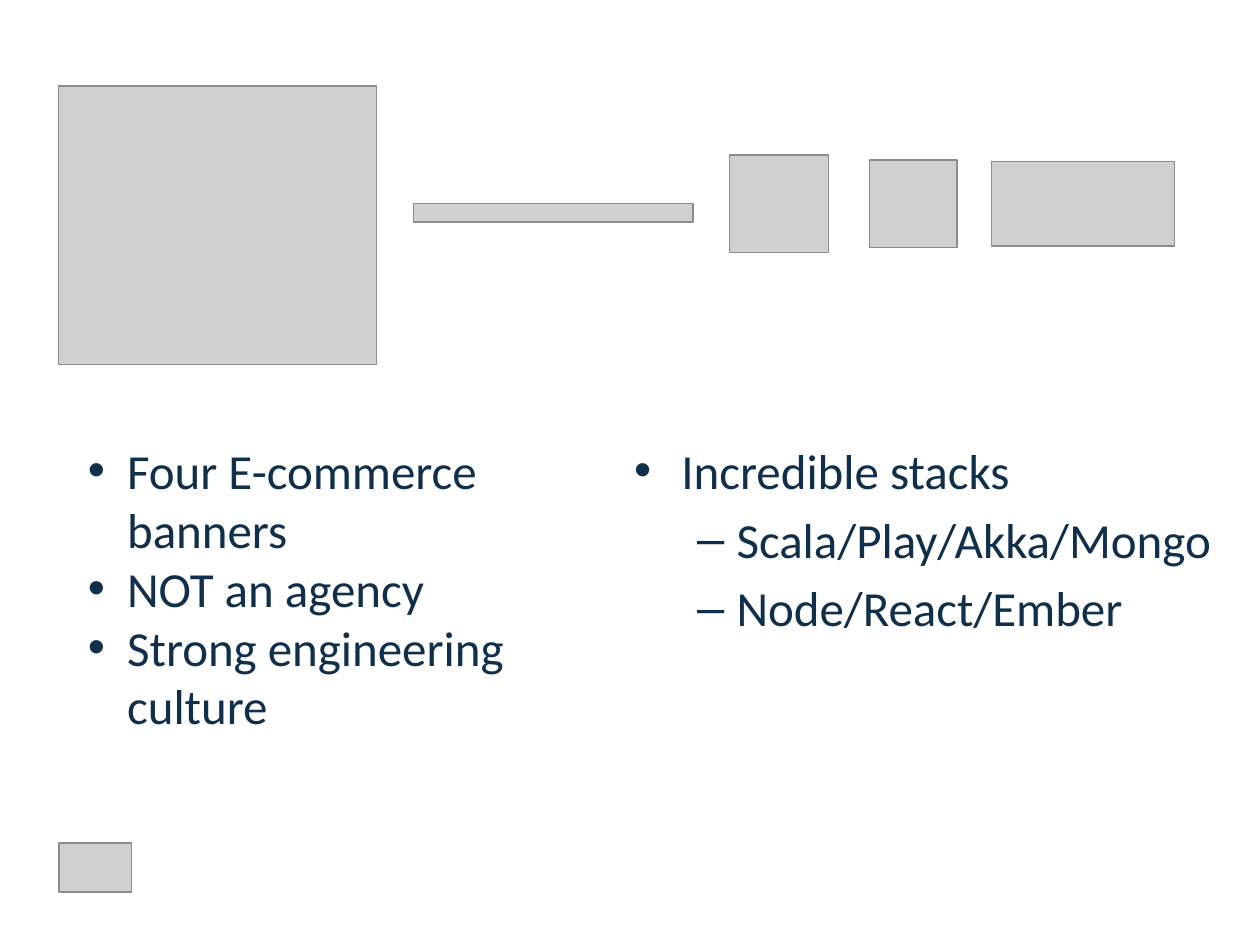
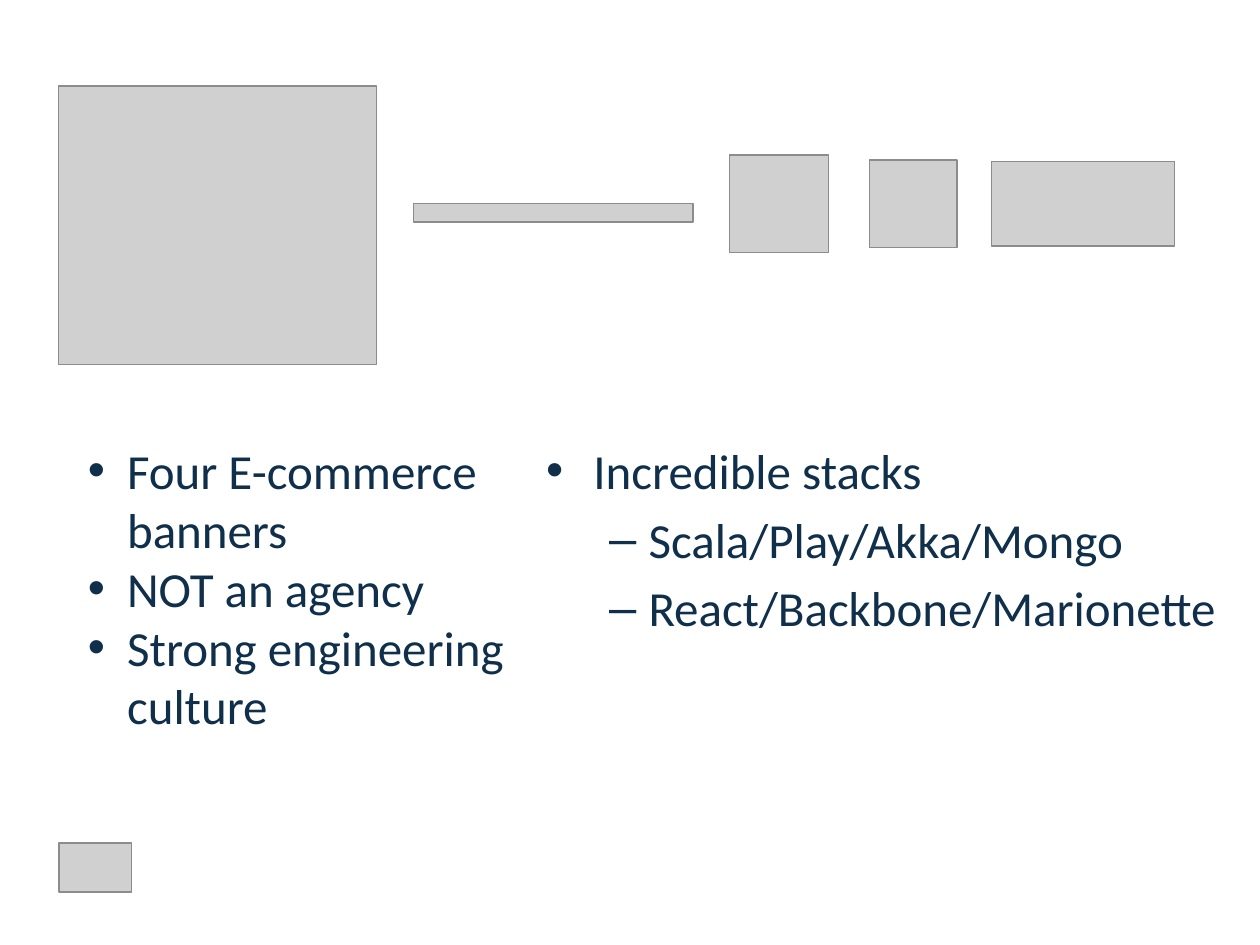
Before and after one commit to dspeele/react-vs-shared-state-inventory, a slide deck: slide 3 of React Vs Shared State Deck.pptx. Drawn at 1260x945 pixels with LibreOffice and Linux fonts; fonts in the diff are those of the drawing; grey boxes stand for pictures. Boxes give left, top, right and bottom in pixels: in the first picture for what was removed or moved away, otherwise in the second. Text is boxed around its words. In the diff, an @@ line names an element or a change of style, - is before the commit and + after.

```diff
--- a/React Vs Shared State Deck.pptx
+++ b/React Vs Shared State Deck.pptx
@@ text "Incredible stacks": place and size @@
-text "Incredible stacks" at (681, 455, 1211, 628)
+text "Incredible stacks" at (593, 455, 1216, 628)
@@ text at (649, 592, 1216, 628): text changed @@
-  – Node/React/Ember
+  – React/Backbone/Marionette
```
Also in this commit, not shown: 3 other slides changed, 3 slides removed.
